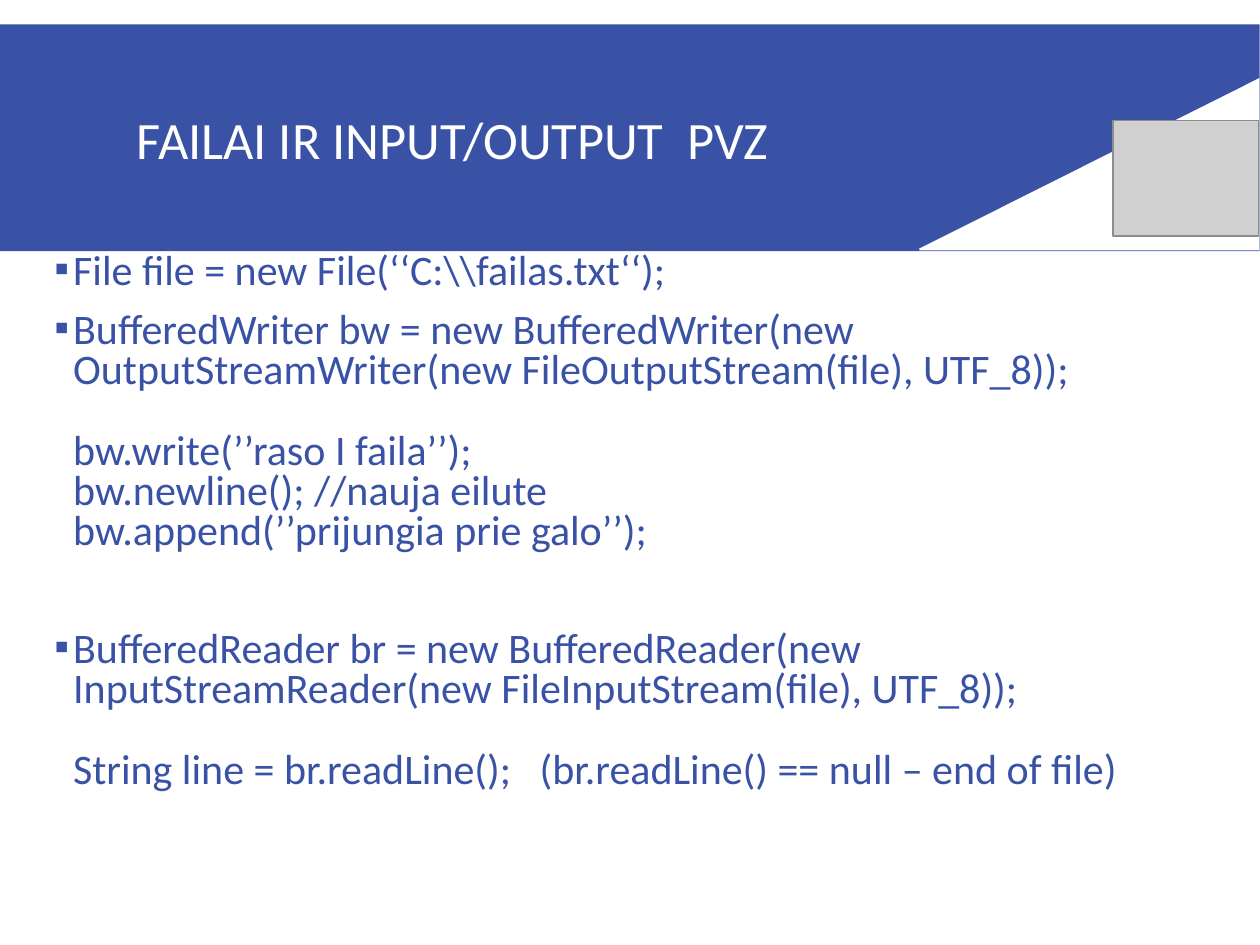
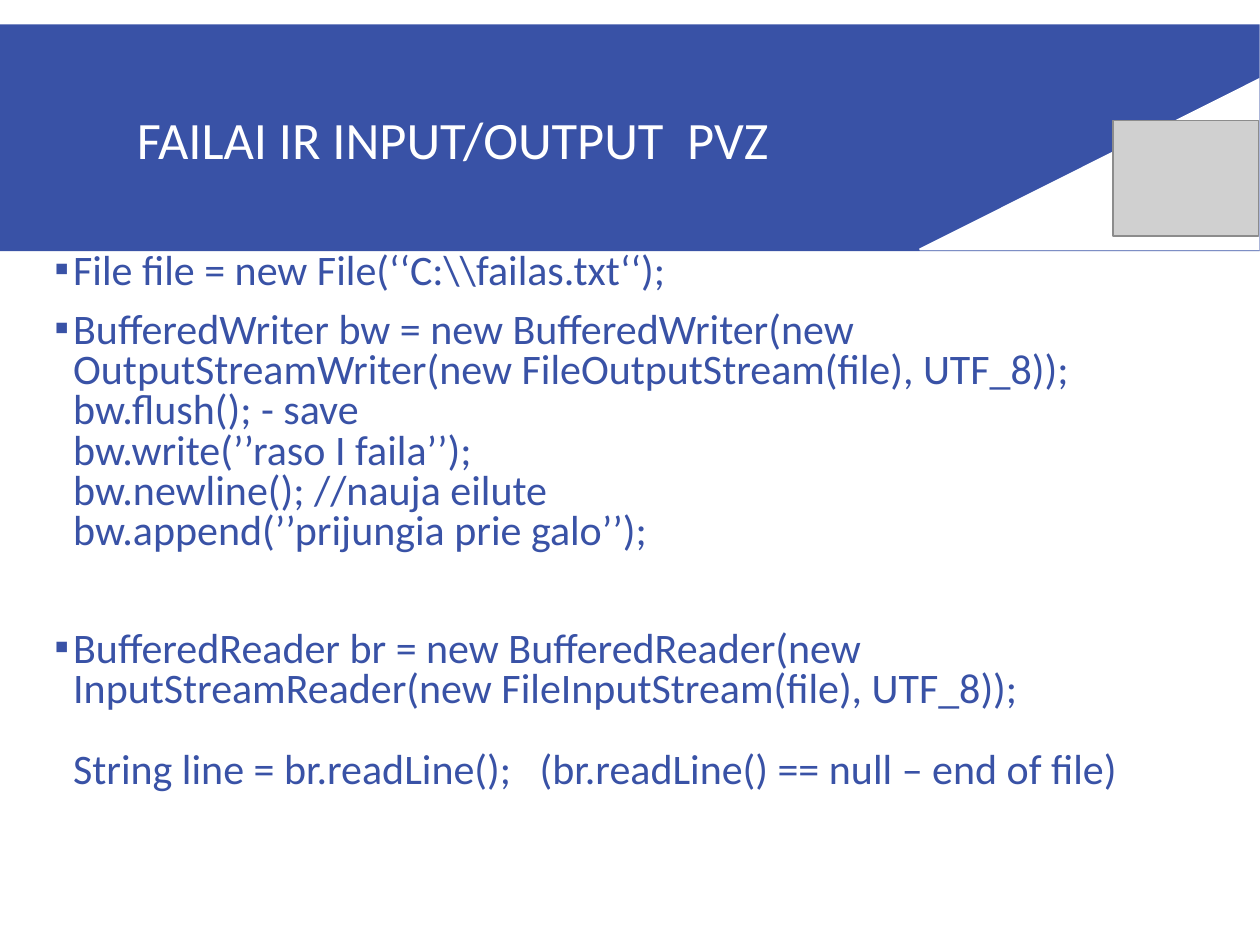
Before and after one commit to raimis-vcs/2016.09.26, a slide deck: slide 11 of paskaituSkaidres/5-7paskaita.ppt. Drawn at 1260x945 pixels with LibreOffice and Linux fonts; fonts in the diff are those of the drawing; grey boxes stand for pictures. Boxes give left, top, right and bottom in pixels: in the first picture for what was removed or moved away, otherwise in the second. Text is boxed around its words. In the diff, an @@ line names an element or a change of style, - is before the commit and + after.

```diff
--- a/paskaituSkaidres/5-7paskaita.ppt
+++ b/paskaituSkaidres/5-7paskaita.ppt
@@ text at <box>73,313,1069,553</box>: text changed @@
-▪ BufferedWriter bw = new BufferedWriter(new OutputStreamWriter(new FileOutputStream(file), UTF_8));
-  bw.write(’’raso I faila’’);
-  bw.newline(); //nauja eilute
-  bw.append(’’prijungia prie galo’’);
+▪ BufferedWriter bw = new BufferedWriter(new OutputStreamWriter(new FileOutputStream(file), UTF_8));
+  bw.flush(); - save
+  bw.write(’’raso I faila’’);
+  bw.newline(); //nauja eilute
+  bw.append(’’prijungia prie galo’’);
```
Also in this commit, not shown: 3 other files.
